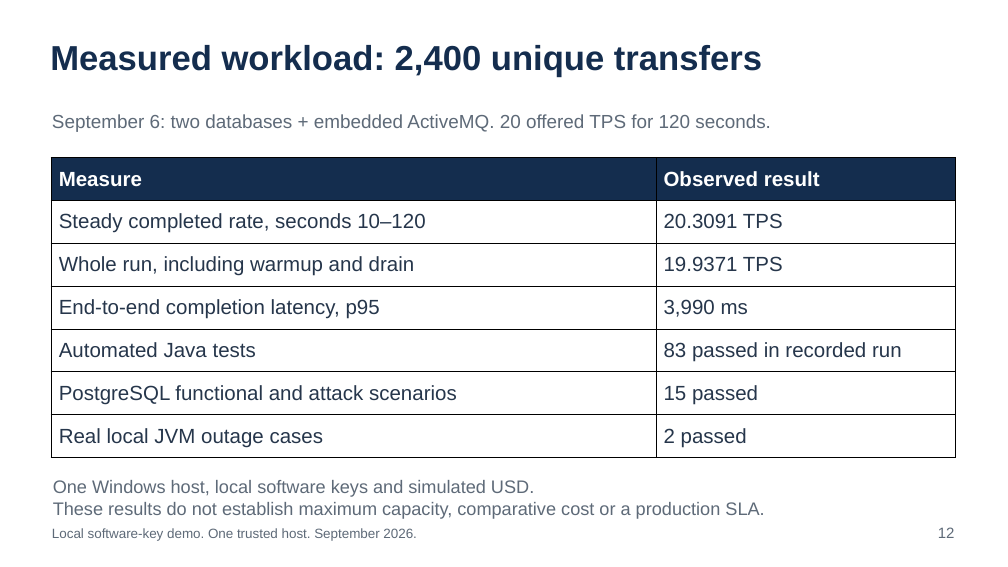
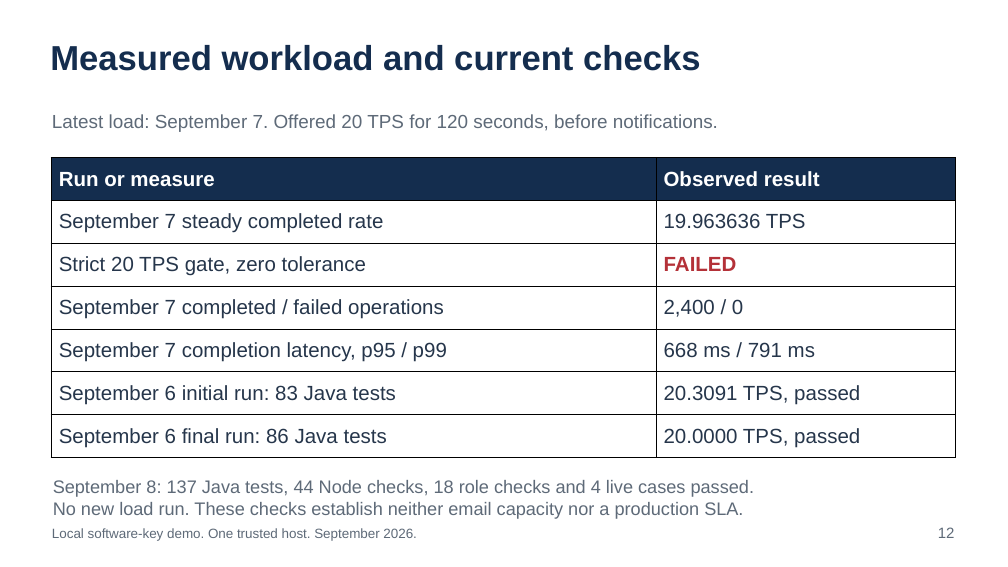
Before and after one commit to ViktorKhudiaiev/demo_security_module, a slide deck: slide 12 of docs/presentation/demo.pptx. Drawn at 1008x567 pixels with LibreOffice and Linux fonts; fonts in the diff are those of the drawing. Boxes give left, top, right and bottom in pixels: in the first picture for what was removed or moved away, otherwise in the second. Text is boxed around its words. In the diff, an @@ line names an element or a change of style, - is before the commit and + after.

Commit message:
Refresh offline docs, article PDF and presentation with verified notification evidence

```diff
--- a/docs/presentation/demo.pptx
+++ b/docs/presentation/demo.pptx
@@ text at box(50, 45, 700, 71): text changed @@
-Measured workload: 2,400 unique transfers
+Measured workload and current checks
@@ text at box(52, 114, 718, 132): text changed @@
-September 6: two databases + embedded ActiveMQ. 20 offered TPS for 120 seconds.
+Latest load: September 7. Offered 20 TPS for 120 seconds, before notifications.
@@ table at box(51, 157, 956, 457) @@
-row 1, column 1: Measure
+row 1, column 1: Run or measure
-row 2, column 1: Steady completed rate, seconds 10–120
+row 2, column 1: September 7 steady completed rate
-row 2, column 2: 20.3091 TPS
+row 2, column 2: 19.963636 TPS
-row 3, column 1: Whole run, including warmup and drain
+row 3, column 1: Strict 20 TPS gate, zero tolerance
-row 3, column 2: 19.9371 TPS
+row 3, column 2: FAILED
-row 4, column 1: End-to-end completion latency, p95
+row 4, column 1: September 7 completed / failed operations
-row 4, column 2: 3,990 ms
+row 4, column 2: 2,400 / 0
-row 5, column 1: Automated Java tests
+row 5, column 1: September 7 completion latency, p95 / p99
-row 5, column 2: 83 passed in recorded run
+row 5, column 2: 668 ms / 791 ms
-row 6, column 1: PostgreSQL functional and attack scenarios
+row 6, column 1: September 6 initial run: 83 Java tests
-row 6, column 2: 15 passed
+row 6, column 2: 20.3091 TPS, passed
-row 7, column 1: Real local JVM outage cases
+row 7, column 1: September 6 final run: 86 Java tests
-row 7, column 2: 2 passed
+row 7, column 2: 20.0000 TPS, passed
@@ text at box(53, 480, 754, 519): text changed @@
-One Windows host, local software keys and simulated USD.
-These results do not establish maximum capacity, comparative cost or a production SLA.
+September 8: 137 Java tests, 44 Node checks, 18 role checks and 4 live cases passed.
+No new load run. These checks establish neither email capacity nor a production SLA.
```
Also in this commit, not shown: 4 other slides changed, 27 other files.
